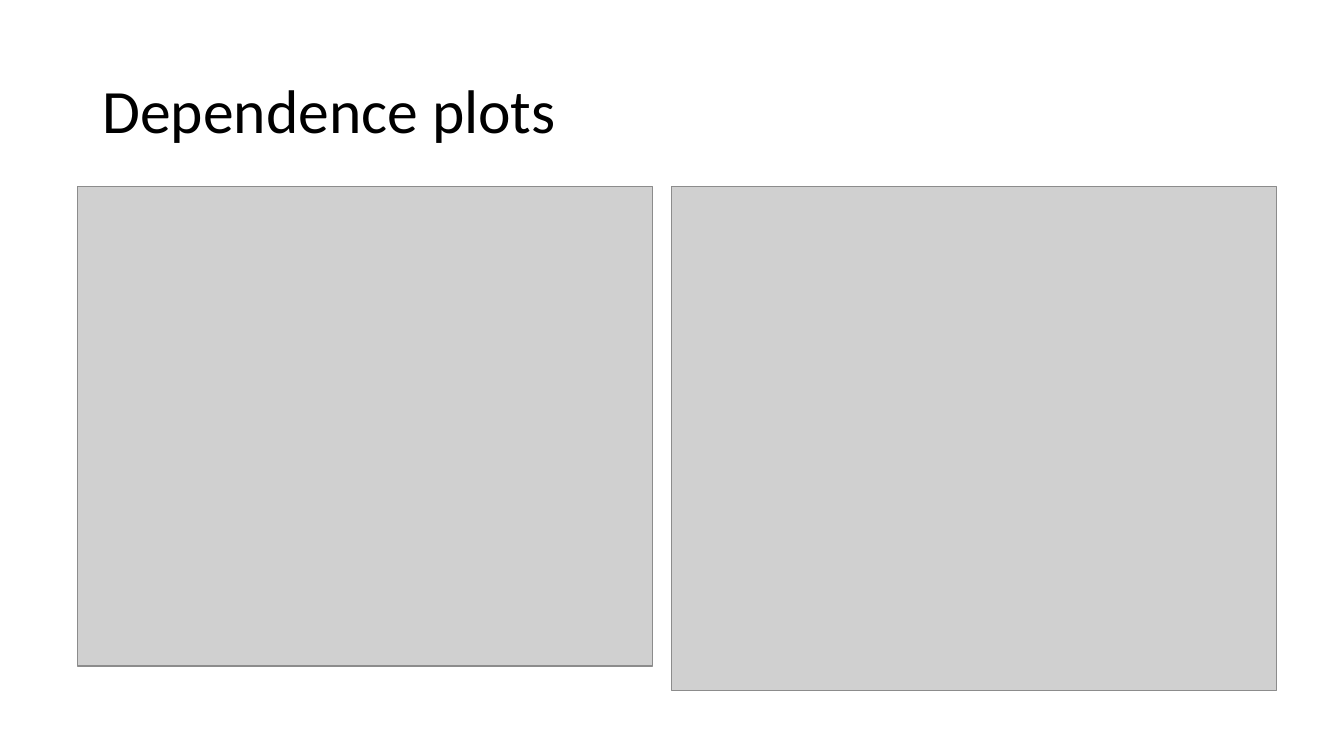
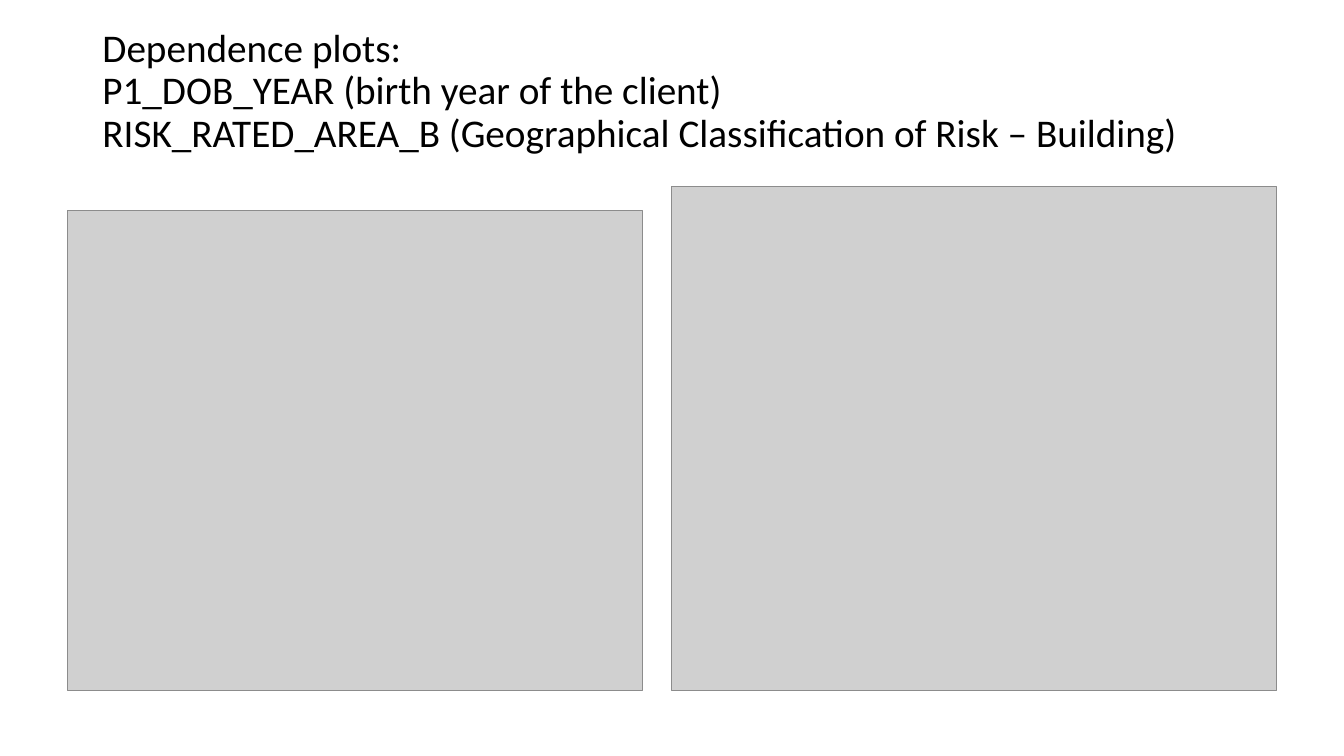
Before and after one commit to theochavannes/home-insurance, a slide deck: slide 12 of Home Insurance dataset case study.pptx. Drawn at 1344x756 pixels with LibreOffice and Linux fonts; fonts in the diff are those of the drawing; grey boxes stand for pictures. Boxes give left, top, right and bottom in pixels: in the first picture for what was removed or moved away, otherwise in the second. Text is boxed around its words. In the diff, an @@ line names an element or a change of style, - is before the commit and + after.

```diff
--- a/Home Insurance dataset case study.pptx
+++ b/Home Insurance dataset case study.pptx
@@ title at bbox=[102, 34, 1176, 154]: text changed; size 44 to 28 pt @@
-Dependence plots
+Dependence plots:
+P1_DOB_YEAR (birth year of the client)
+RISK_RATED_AREA_B (Geographical Classification of Risk – Building)
@@ picture: place and size @@
-picture at bbox=[78, 187, 653, 666]
+picture at bbox=[68, 211, 643, 691]
```
Also in this commit, not shown: 5 other slides changed.
